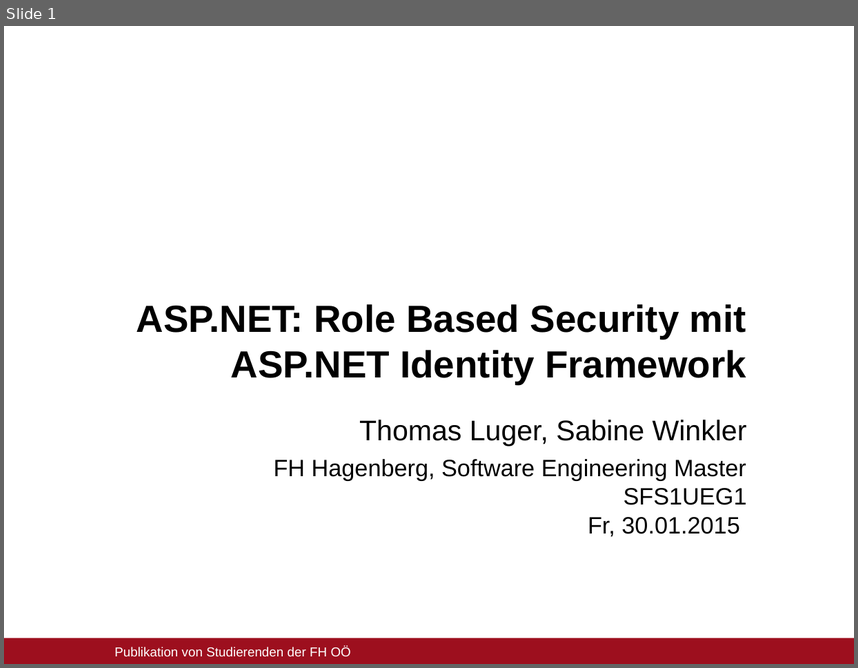
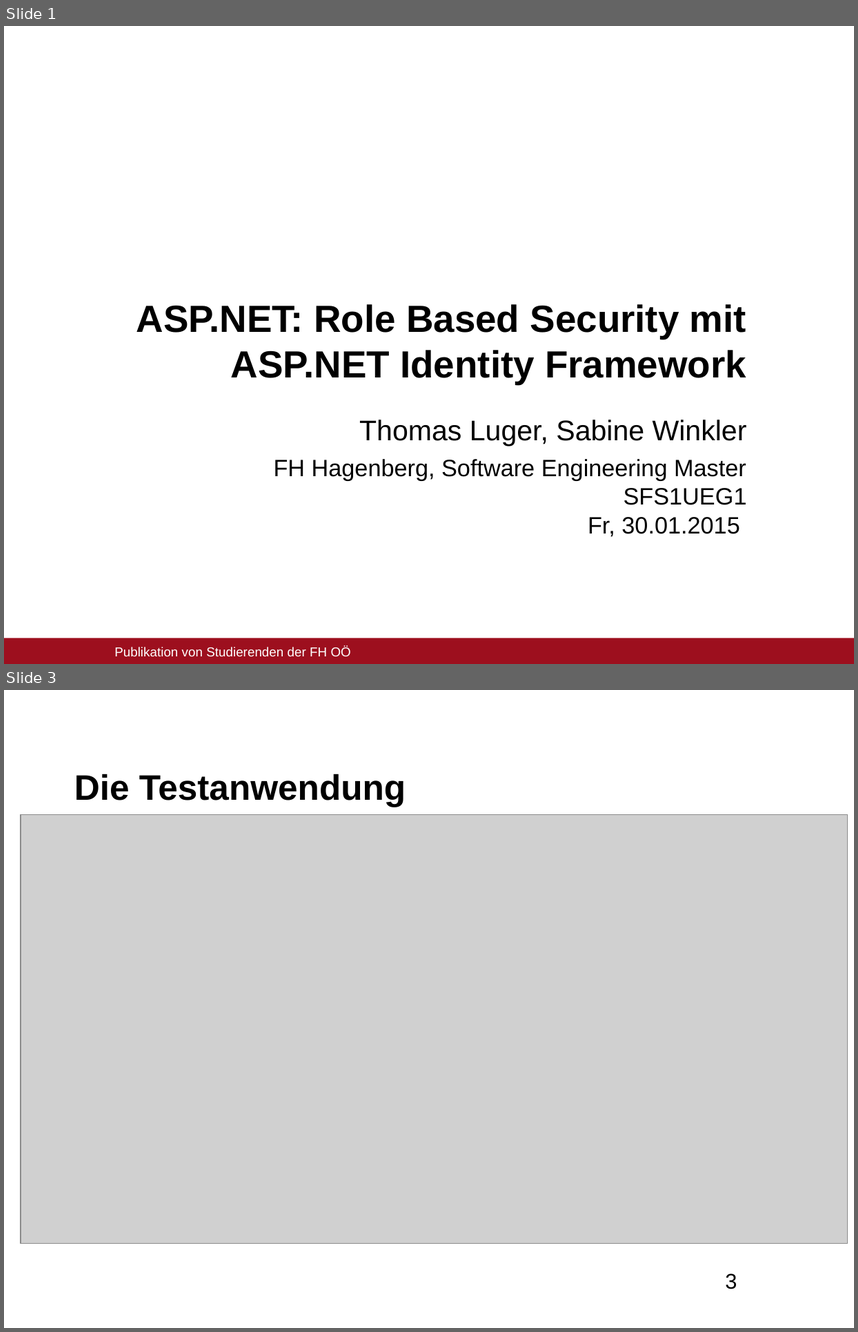
Before and after one commit to MseSfs/SfsProject, a slide deck: Dokumentation/ASP.NET- Role Based Security_S.Winkler_T.Luger.ppt. Shown one above the other, each under a label of ours: slide 1 before the commit, slides 1 and 3 after it; the slides between them are not shown. The pictures are 858x668 and 858x1332 pixels, drawn with LibreOffice and Linux fonts; fonts in the diff are those of the drawing; grey boxes stand for pictures; background and template pictures are left out. Boxes give left, top, right and bottom in pixels: in the first picture for what was removed or moved away, otherwise in the second. Text is boxed around its words. In the diff, an @@ line names an element or a change of style, - is before the commit and + after.

Commit message:
added slide with index-page of web-app

```diff
--- a/Dokumentation/ASP.NET- Role Based Security_S.Winkler_T.Luger.ppt
+++ b/Dokumentation/ASP.NET- Role Based Security_S.Winkler_T.Luger.ppt
@@ slide 3 added at (4, 690, 854, 1328), background #FFFFFF @@
@@ title added at (74, 773, 406, 807), 30 pt, text #000000, bold @@
+Die Testanwendung
@@ picture added at (21, 815, 848, 1243) @@
@@ text added at (725, 1273, 737, 1289), 18 pt, text #000000 @@
+3
```
